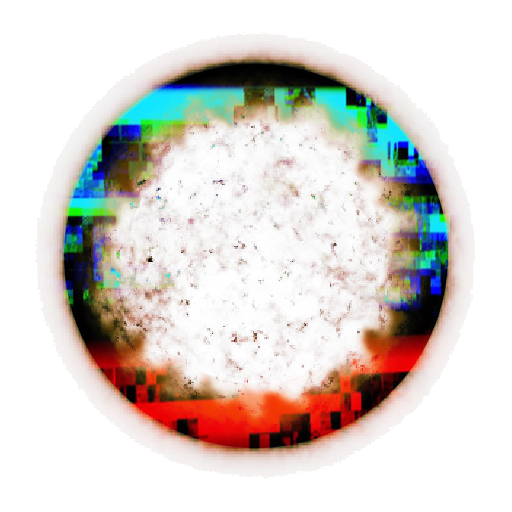
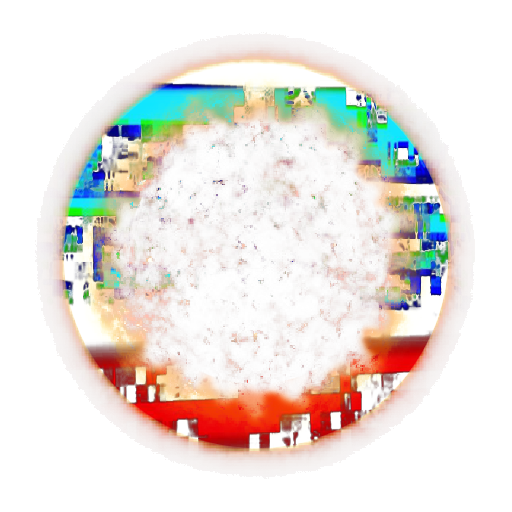
Two versions of the same layered image (w=512, h=512). Layer-by-layer changes:
painted on "Layer 1" over (37, 34, 473, 477)
